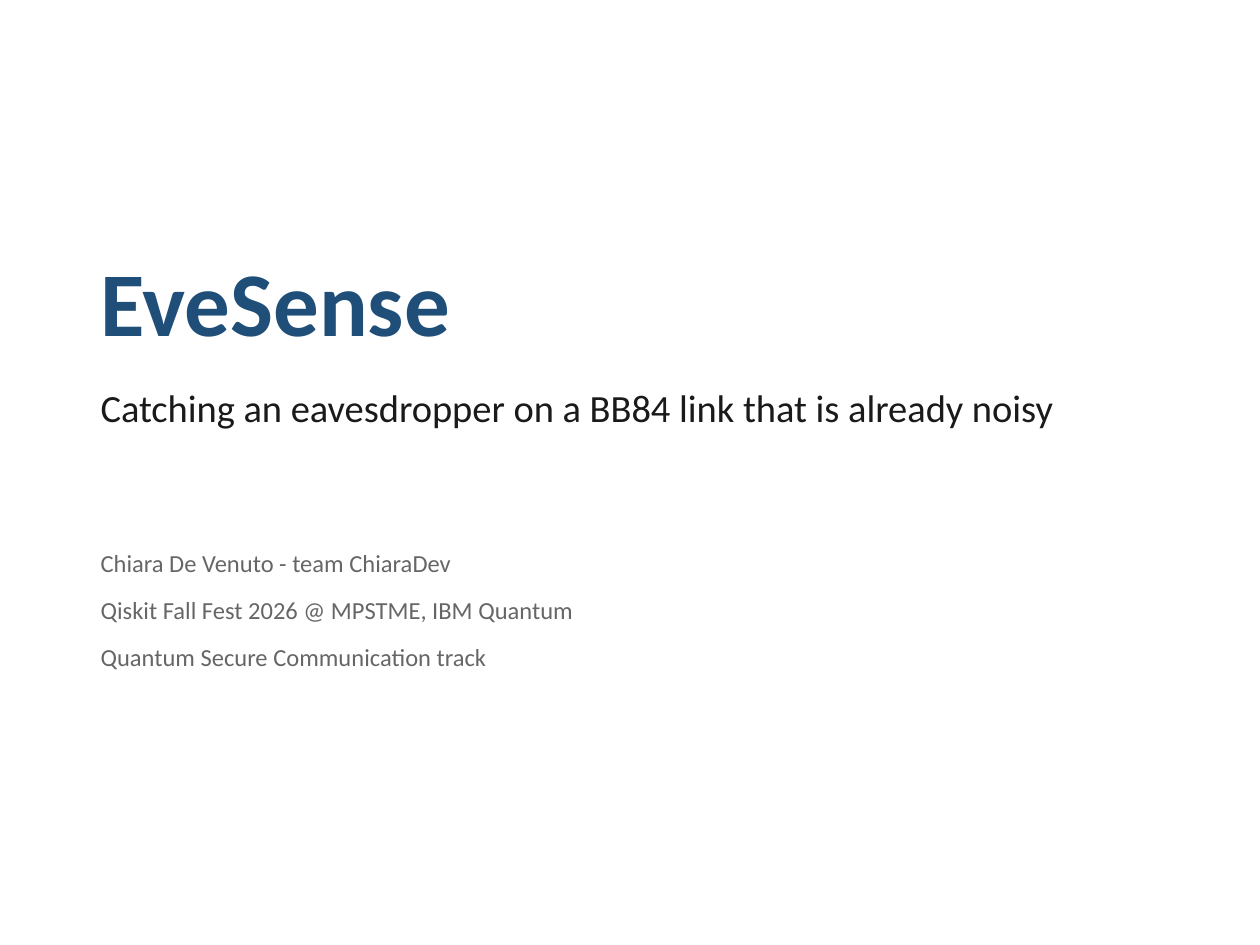
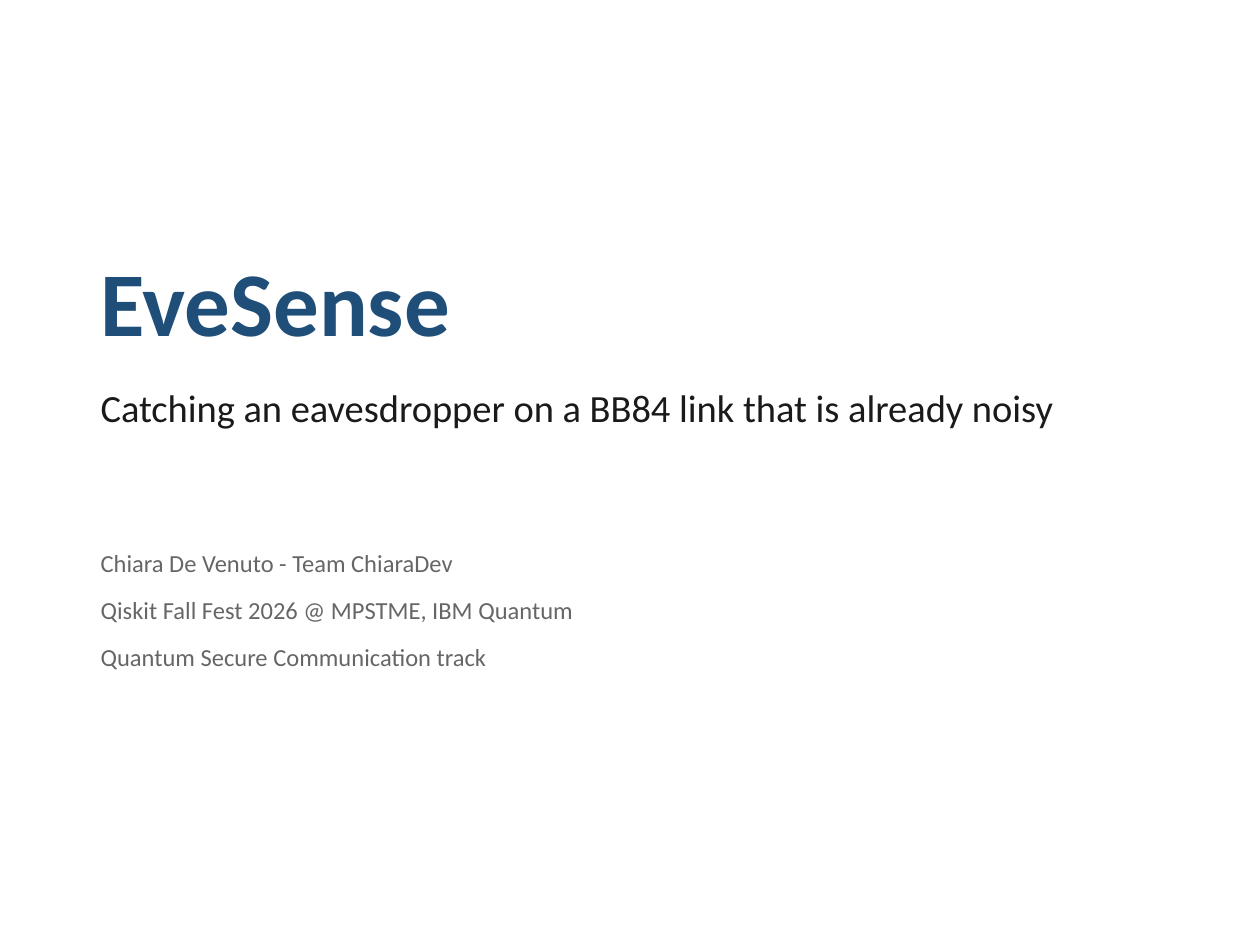
Before and after one commit to ChiaraDeVenuto/evesense-qkd, a slide deck: slide 1 of report/evesense_deck.pptx. Drawn at 1260x945 pixels with LibreOffice and Linux fonts; fonts in the diff are those of the drawing. Boxes give left, top, right and bottom in pixels: in the first picture for what was removed or moved away, otherwise in the second. Text is boxed around its words. In the diff, an @@ line names an element or a change of style, - is before the commit and + after.

Commit message:
Project description from python-docx, fix table layout and Team capitalisation

```diff
--- a/report/evesense_deck.pptx
+++ b/report/evesense_deck.pptx
@@ text at (x1=101, y1=555, x2=452, y2=572): text changed @@
-Chiara De Venuto - team ChiaraDev
+Chiara De Venuto - Team ChiaraDev
```
Also in this commit, not shown: 5 other files.
